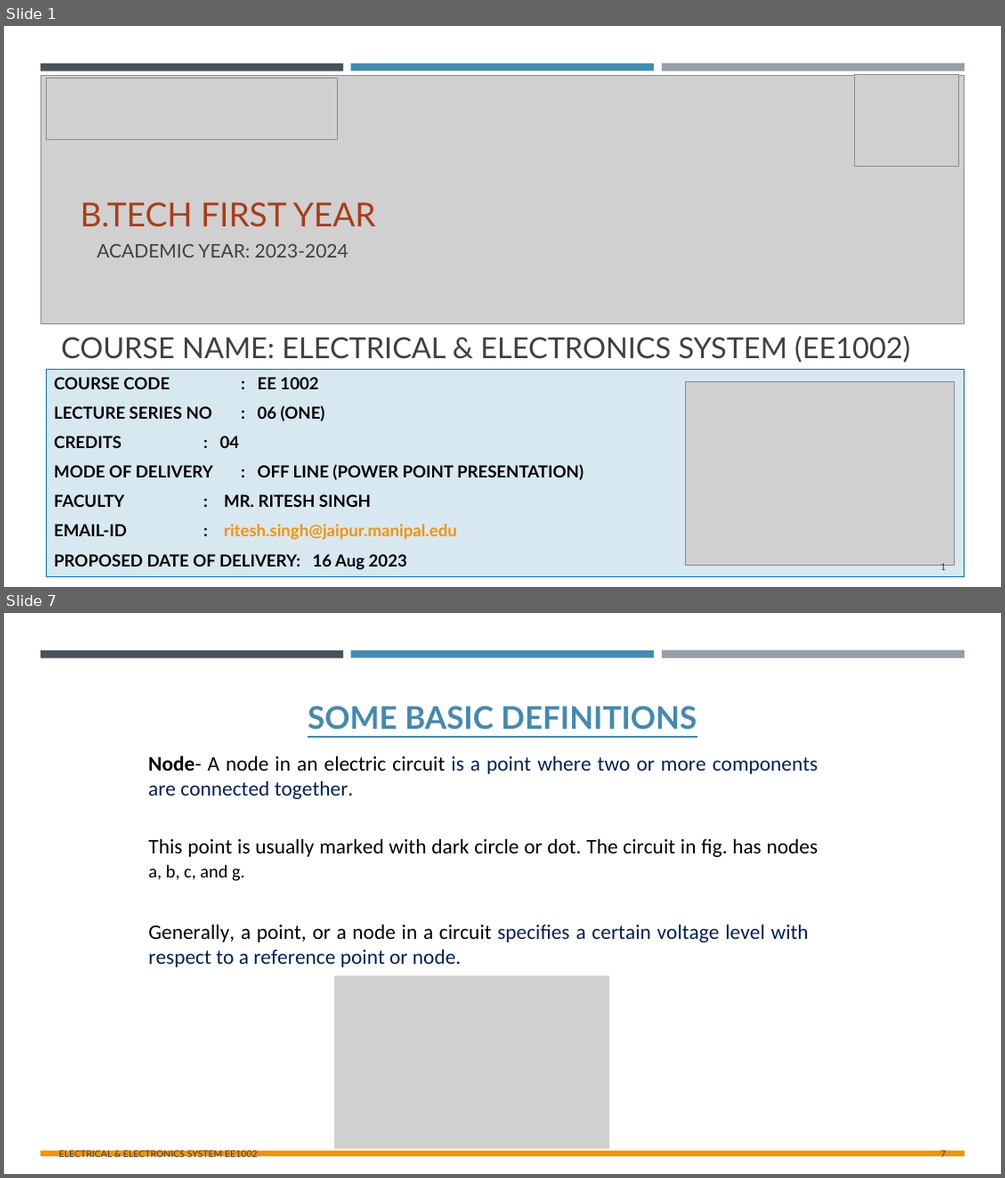
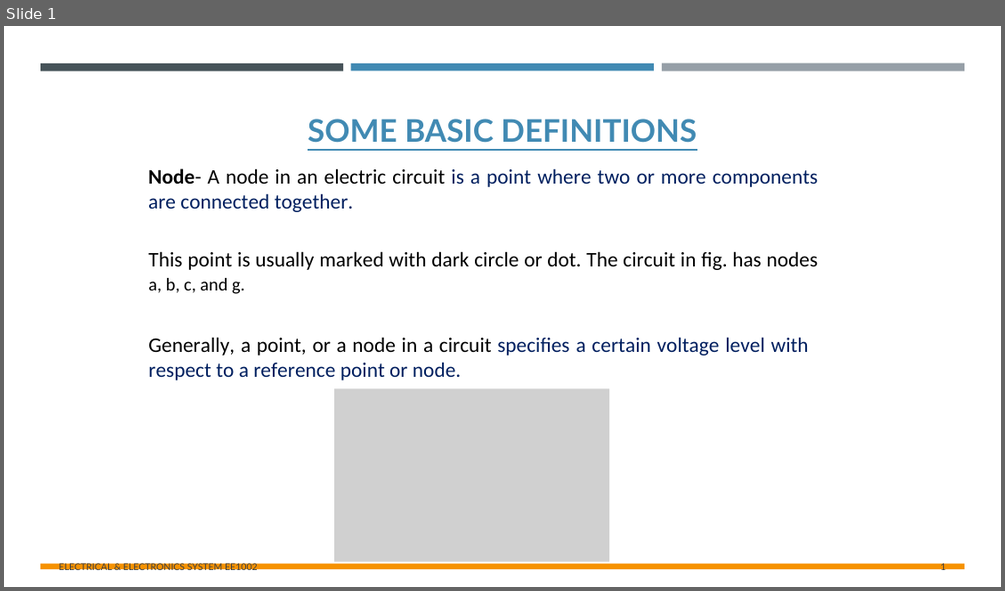
Before and after one commit to viktorexe/Chemistry-Cycle, a slide deck: EES/L6-L8 Mesh Analysis & Node Analysis.pptx. Shown one above the other, each under a label of ours: slides 1 and 7 before the commit, slide 1 after it; the slides between them are not shown. The pictures are 1005x1178 and 1005x591 pixels, drawn with LibreOffice and Linux fonts; fonts in the diff are those of the drawing; grey boxes stand for pictures. Boxes give left, top, right and bottom in pixels: in the first picture for what was removed or moved away, otherwise in the second. Text is boxed around its words. In the diff, an @@ line names an element or a change of style, - is before the commit and + after.

```diff
--- a/EES/L6-L8 Mesh Analysis & Node Analysis.pptx
+++ b/EES/L6-L8 Mesh Analysis & Node Analysis.pptx
@@ slide 1 removed at bbox=[4, 26, 1001, 587], background #FFFFFF @@
@@ rectangle removed at bbox=[4, 26, 1001, 587] @@
@@ rectangle removed at bbox=[40, 63, 343, 70] @@
@@ picture removed at bbox=[40, 75, 964, 324] @@
@@ picture removed at bbox=[47, 78, 338, 139] @@
@@ rectangle removed at bbox=[351, 63, 654, 70] @@
@@ rectangle removed at bbox=[662, 63, 964, 71] @@
@@ picture removed at bbox=[854, 75, 959, 166] @@
@@ text removed at bbox=[81, 202, 376, 257] @@
-B.TECH FIRST YEAR
-ACADEMIC YEAR: 2023-2024
@@ title removed at bbox=[61, 336, 910, 362] @@
-COURSE NAME: ELECTRICAL & ELECTRONICS SYSTEM (EE1002)
@@ subtitle removed at bbox=[47, 370, 965, 576] @@
-COURSE CODE : EE 1002
-LECTURE SERIES NO : 06 (ONE)
-CREDITS : 04
-MODE OF DELIVERY : OFF LINE (POWER POINT PRESENTATION)
-FACULTY : MR. RITESH SINGH
-EMAIL-ID : ritesh.singh@jaipur.manipal.edu
-PROPOSED DATE OF DELIVERY: 16 Aug 2023
@@ picture removed at bbox=[685, 381, 954, 564] @@
@@ page number removed at bbox=[940, 563, 946, 570] @@
-1
@@ what was slide 7 is now slide 1 @@
@@ page number at bbox=[940, 562, 946, 572]: text changed @@
-7
+1
```
Also in this commit, not shown: 5 other slides removed, 17 other files.
